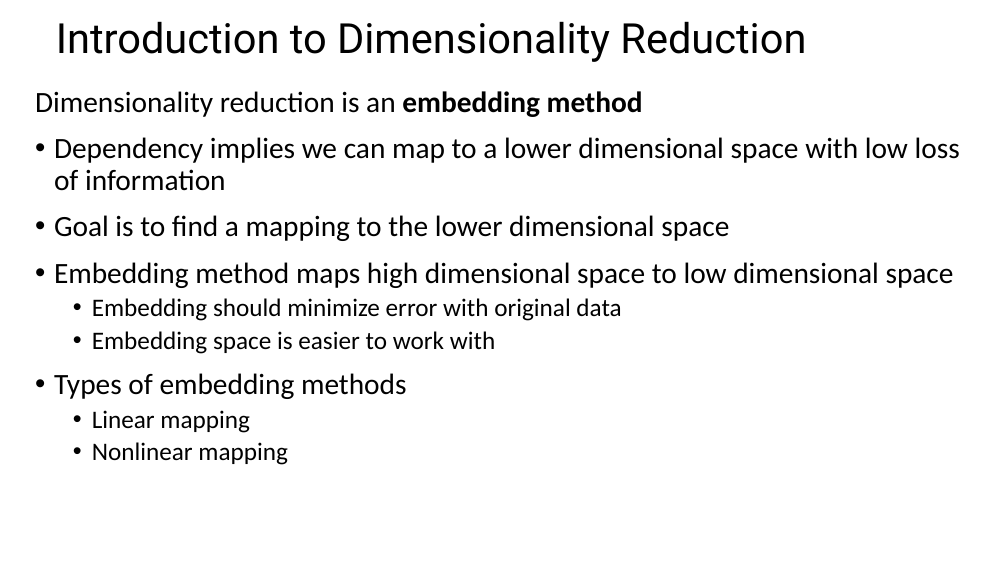
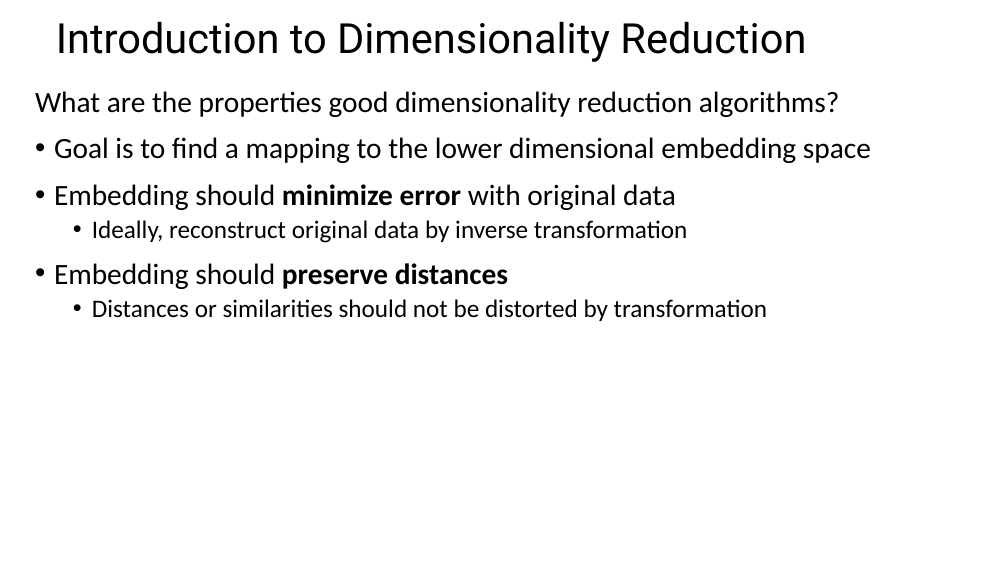
Before and after one commit to StephenElston/CSCI-E-108, a slide deck: slide 5 of slides/10_DimensionalityReduction_Part1.pptx. Drawn at 1008x567 pixels with LibreOffice and Linux fonts; fonts in the diff are those of the drawing. Boxes give left, top, right and bottom in pixels: in the first picture for what was removed or moved away, otherwise in the second. Text is boxed around its words. In the diff, an @@ line names an element or a change of style, - is before the commit and + after.

```diff
--- a/slides/10_DimensionalityReduction_Part1.pptx
+++ b/slides/10_DimensionalityReduction_Part1.pptx
@@ text at bbox=[35, 91, 871, 163]: text changed @@
-Dimensionality reduction is an embedding method
-• Dependency implies we can map to a lower dimensional space with low loss of information
-• Goal is to find a mapping to the lower dimensional space
-• Embedding method maps high dimensional space to low dimensional space
+What are the properties good dimensionality reduction algorithms?
+• Goal is to find a mapping to the lower dimensional embedding space
@@ text at bbox=[54, 184, 676, 210]: size 24 to 28 pt in "Embedding should minimize error with original data"; bold on in "minimize error"; list level 2 to 1 in "Embedding should minimize error with ..." @@
@@ text at bbox=[54, 220, 767, 321]: text changed @@
-  • Embedding space is easier to work with
-• Types of embedding methods
-  • Linear mapping
-  • Nonlinear mapping
+  • Ideally, reconstruct original data by inverse transformation
+• Embedding should preserve distances
+  • Distances or similarities should not be distorted by transformation
```
Also in this commit, not shown: 1 other slide changed, 2 slides added.
